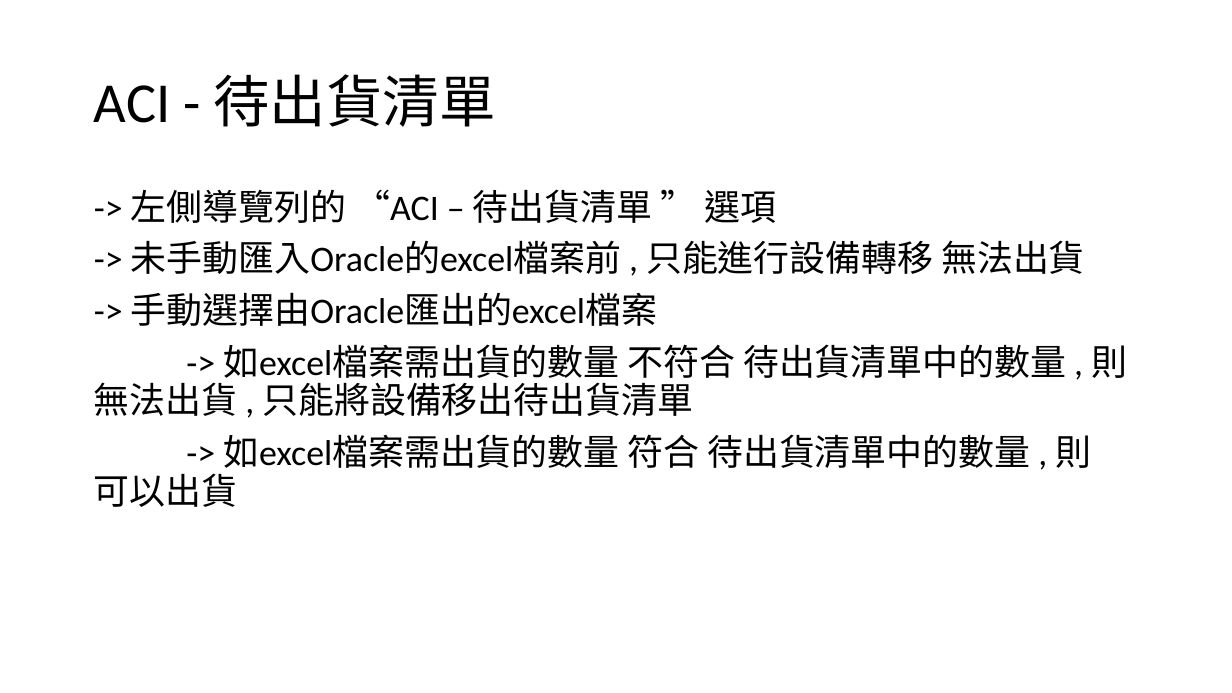
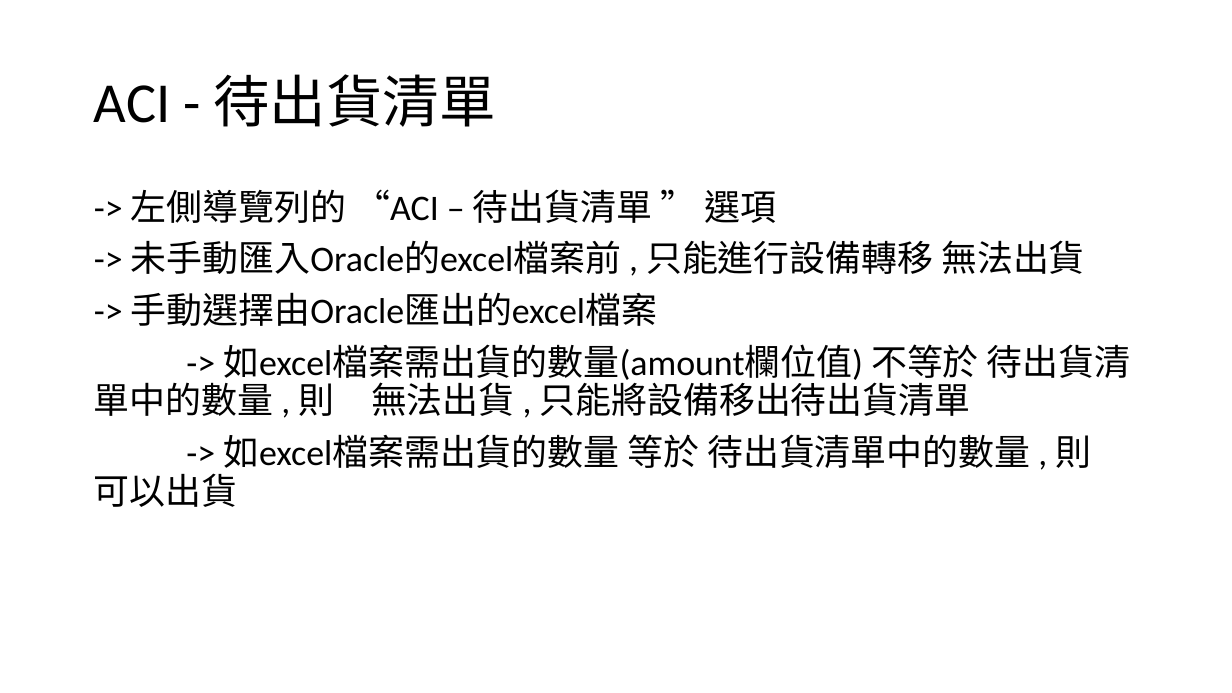
Before and after one commit to CrayHung/twoway-scanner, a slide deck: slide 23 of document/ACI庫存操作.pptx. Drawn at 1232x693 pixels with LibreOffice and Linux fonts; fonts in the diff are those of the drawing. Boxes give left, top, right and bottom in pixels: in the first picture for what was removed or moved away, otherwise in the second. Text is boxed around its words. In the diff, an @@ line names an element or a change of style, - is before the commit and + after.

```diff
--- a/document/ACI庫存操作.pptx
+++ b/document/ACI庫存操作.pptx
@@ text at box(94, 344, 1131, 507): text changed @@
--> 如excel檔案需出貨的數量 不符合 待出貨清單中的數量 , 則 無法出貨 , 只能將設備移出待出貨清單
--> 如excel檔案需出貨的數量 符合 待出貨清單中的數量 , 則 可以出貨
+-> 如excel檔案需出貨的數量(amount欄位值) 不等於 待出貨清 單中的數量 , 則 無法出貨 , 只能將設備移出待出貨清單
+-> 如excel檔案需出貨的數量 等於 待出貨清單中的數量 , 則 可以出貨
```
Also in this commit, not shown: 3 other slides changed, 13 other files.
